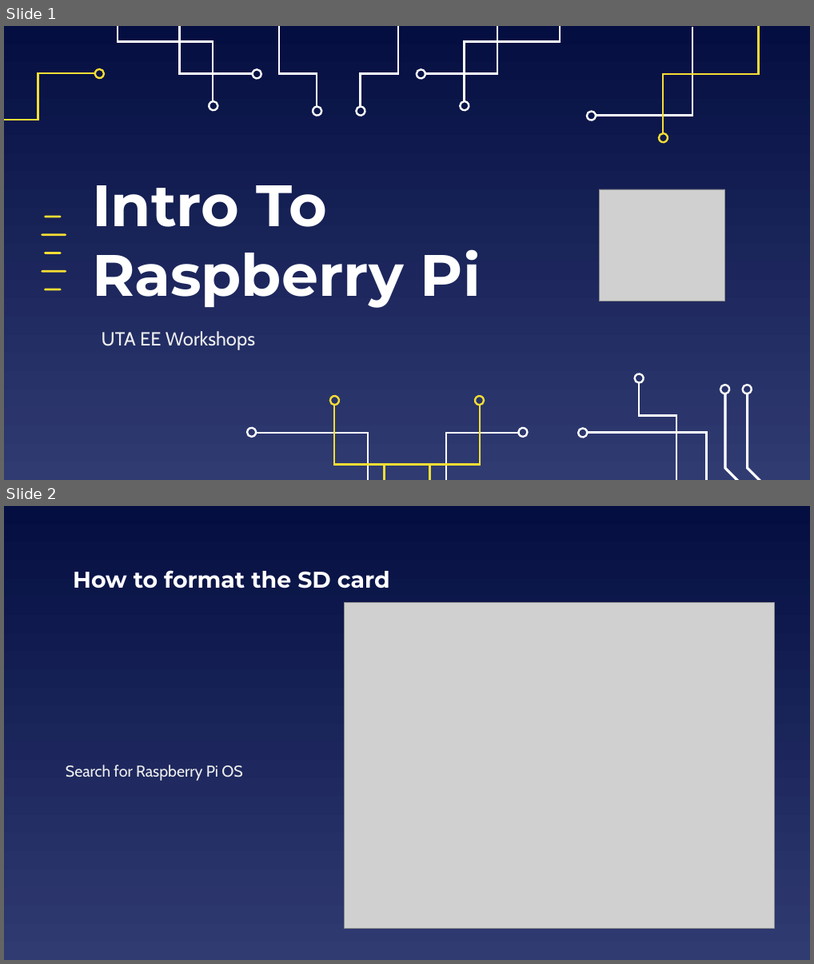
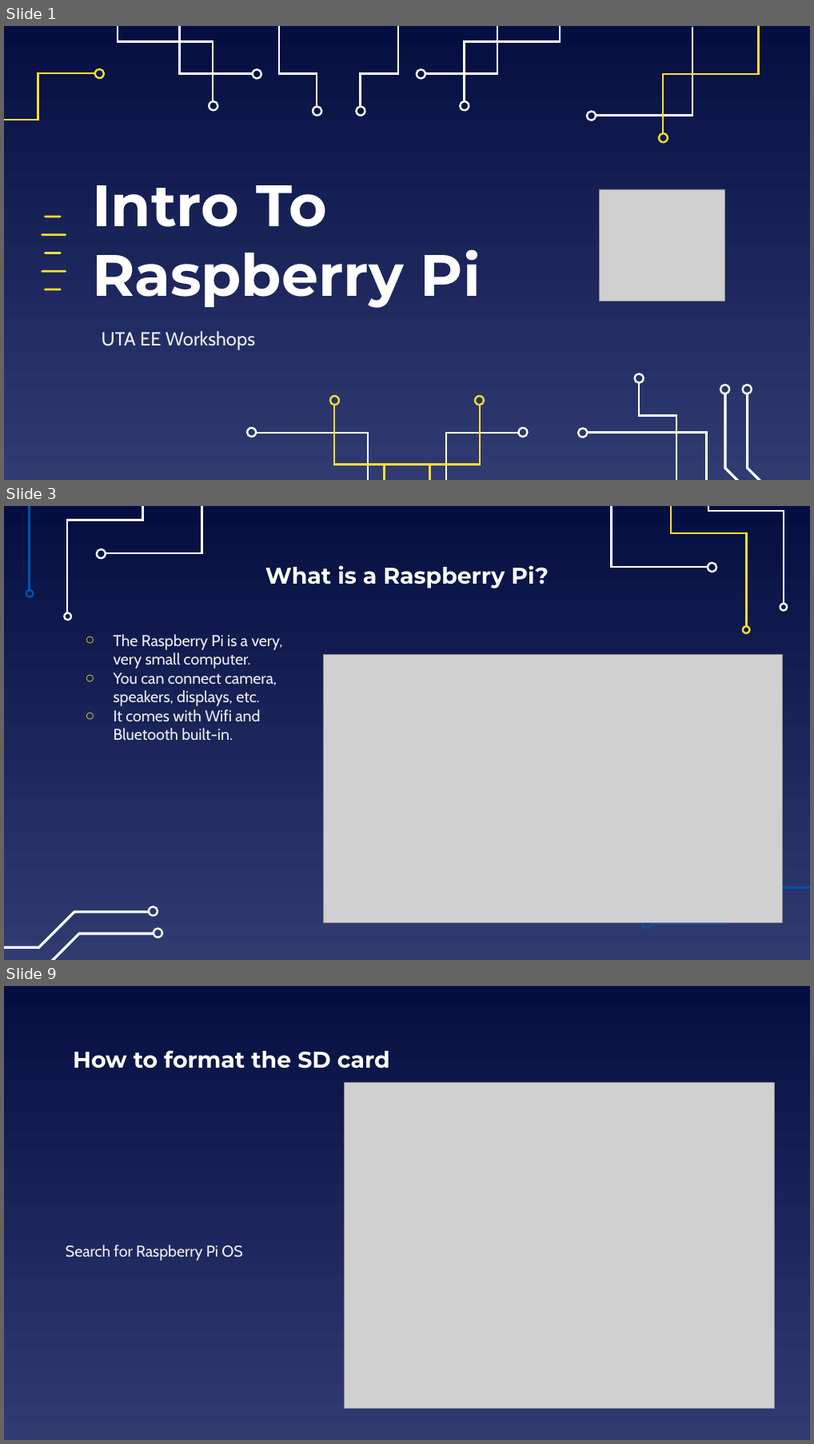
Before and after one commit to EELabMan/Raspberry-Pi-Intro, a slide deck: Raspberry Pi Intro.pptx. Shown one above the other, each under a label of ours: slides 1 and 2 before the commit, slides 1, 3 and 9 after it; the slides between them are not shown. The pictures are 814x964 and 814x1444 pixels, drawn with LibreOffice and Linux fonts; fonts in the diff are those of the drawing; grey boxes stand for pictures. Boxes give left, top, right and bottom in pixels: in the first picture for what was removed or moved away, otherwise in the second. Text is boxed around its words. In the diff, an @@ line names an element or a change of style, - is before the commit and + after.

```diff
--- a/Raspberry Pi Intro.pptx
+++ b/Raspberry Pi Intro.pptx
@@ slide 3 added at (4, 506, 810, 960), background gradient #040E41 to #303B72 @@
@@ freeform shape added at (29, 506, 105, 590), outline #0152B1 2.25 pt @@
@@ freeform shape added at (67, 506, 143, 612), outline #FFFFFF 2.25 pt @@
@@ freeform shape added at (105, 506, 202, 554), outline #FFFFFF 2.25 pt @@
@@ freeform shape added at (97, 549, 107, 560), outline #FFFFFF 2.25 pt @@
@@ title added at (266, 565, 549, 588), 27 pt, text #FFFFFF, bold @@
+What is a Raspberry Pi?
@@ freeform shape added at (26, 589, 34, 596), outline #0152B1 2.25 pt @@
@@ freeform shape added at (65, 612, 72, 620), outline #FFFFFF 2.25 pt @@
@@ group added at (611, 506, 787, 633): 6 freeform shapes @@
@@ text added at (114, 634, 283, 740), 18.7 pt, text #EFEFEF @@
+○ The Raspberry Pi is a very, very small computer.
+○ You can connect camera, speakers, displays, etc.
+○ It comes with Wifi and Bluetooth built-in.
@@ picture added at (323, 654, 782, 923) @@
@@ freeform shape added at (650, 887, 810, 924), fill #0152B1, outline #0152B1 0.75 pt @@
@@ freeform shape added at (4, 911, 149, 948), fill #FFFFFF, outline #FFFFFF 0.75 pt @@
@@ freeform shape added at (147, 907, 158, 916), outline #FFFFFF 2.25 pt @@
@@ freeform shape added at (4, 932, 154, 960), fill #FFFFFF, outline #FFFFFF 0.75 pt @@
@@ freeform shape added at (152, 928, 162, 939), fill #FFFFFF, outline #FFFFFF 2.25 pt @@
@@ freeform shape added at (643, 917, 653, 928), fill #0152B1, outline #0152B1 2.25 pt @@
@@ what was slide 2 is now slide 9 @@
```
Also in this commit, not shown: 9 slides changed, 6 other slides added, 1 slide removed, 2 other files.
